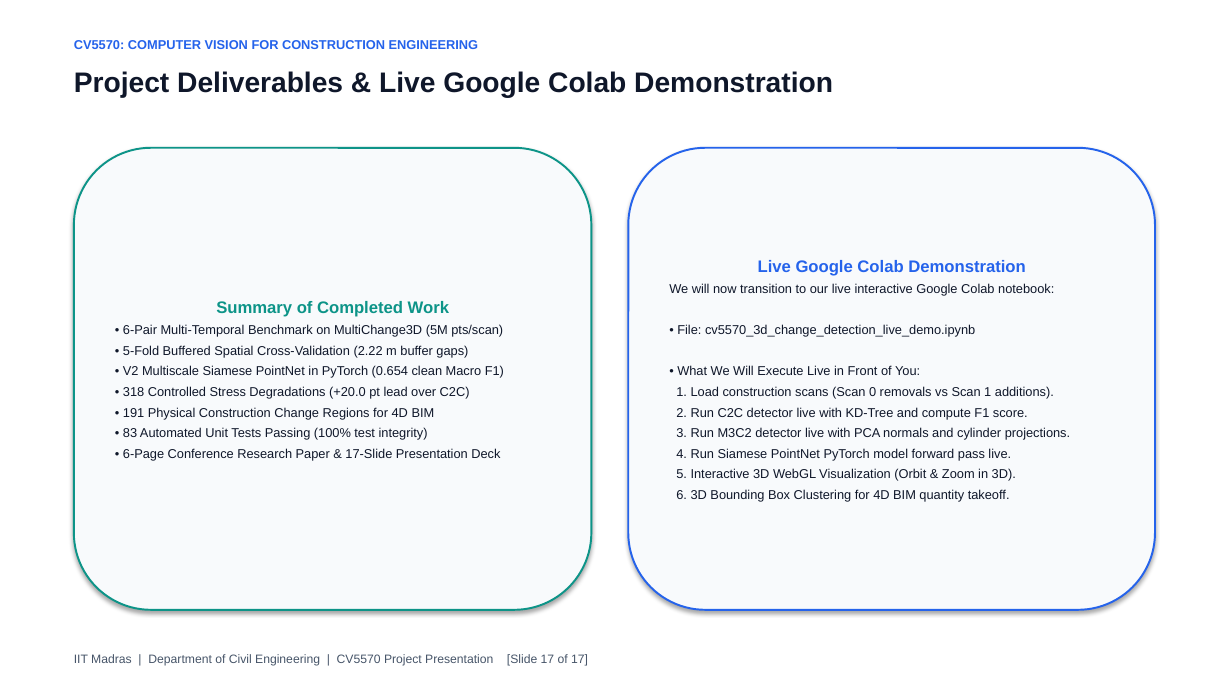
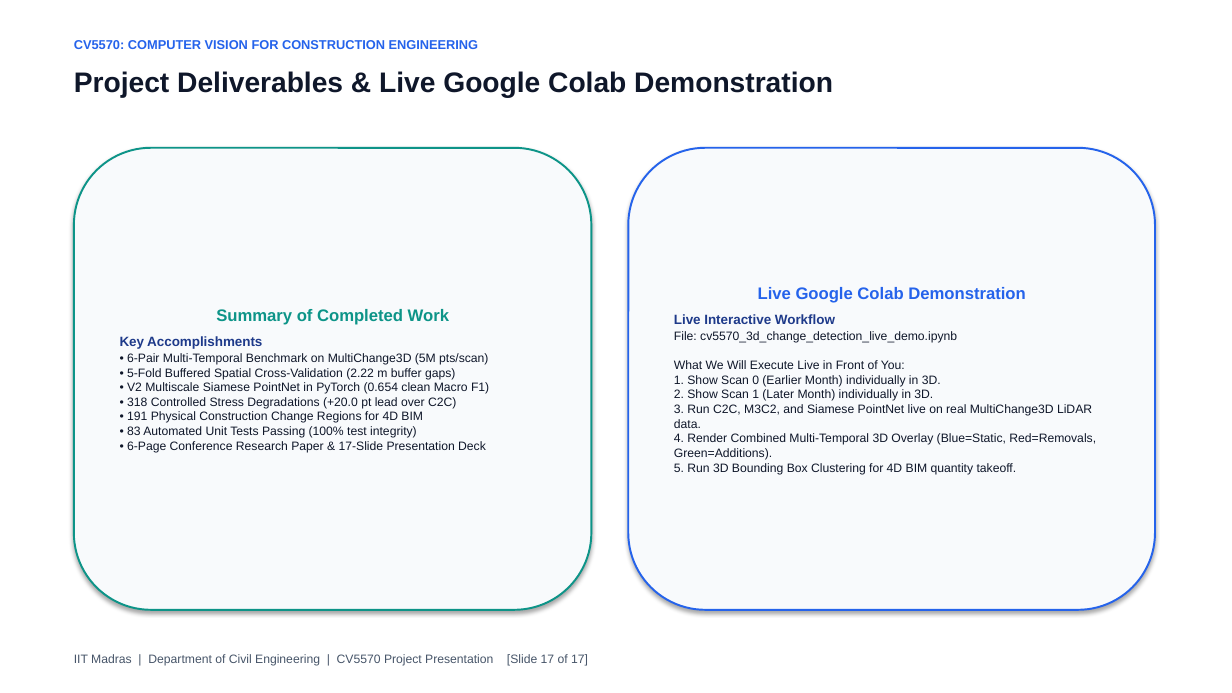
Before and after one commit to Gopal1909/Visioners_2.0, a slide deck: slide 17 of CV5570_Comprehensive_Final_Presentation.pptx. Drawn at 1232x693 pixels with LibreOffice and Linux fonts; fonts in the diff are those of the drawing. Boxes give left, top, right and bottom in pixels: in the first picture for what was removed or moved away, otherwise in the second. Text is boxed around its words. In the diff, an @@ line names an element or a change of style, - is before the commit and + after.

Commit message:
Enhance Colab demo with individual scan views and combined overlay; polish presentation with strictly flush-left human typography

```diff
--- a/CV5570_Comprehensive_Final_Presentation.pptx
+++ b/CV5570_Comprehensive_Final_Presentation.pptx
@@ text in rounded rectangle at (674,314,1096,475): text changed; size 10 to 9.5 pt @@
-We will now transition to our live interactive Google Colab notebook:
-• File: cv5570_3d_change_detection_live_demo.ipynb
-• What We Will Execute Live in Front of You:
-1. Load construction scans (Scan 0 removals vs Scan 1 additions).
-2. Run C2C detector live with KD-Tree and compute F1 score.
-3. Run M3C2 detector live with PCA normals and cylinder projections.
-4. Run Siamese PointNet PyTorch model forward pass live.
-5. Interactive 3D WebGL Visualization (Orbit & Zoom in 3D).
-6. 3D Bounding Box Clustering for 4D BIM quantity takeoff.
+Live Interactive Workflow
+File: cv5570_3d_change_detection_live_demo.ipynb
+What We Will Execute Live in Front of You:
+1. Show Scan 0 (Earlier Month) individually in 3D.
+2. Show Scan 1 (Later Month) individually in 3D.
+3. Run C2C, M3C2, and Siamese PointNet live on real MultiChange3D LiDAR data.
+4. Render Combined Multi-Temporal 3D Overlay (Blue=Static, Red=Removals, Green=Additions).
+5. Run 3D Bounding Box Clustering for 4D BIM quantity takeoff.
@@ text in rounded rectangle at (120,336,489,453): text changed; size 10 to 9.5 pt @@
-• 6-Pair Multi-Temporal Benchmark on MultiChange3D (5M pts/scan)
-• 5-Fold Buffered Spatial Cross-Validation (2.22 m buffer gaps)
-• V2 Multiscale Siamese PointNet in PyTorch (0.654 clean Macro F1)
-• 318 Controlled Stress Degradations (+20.0 pt lead over C2C)
-• 191 Physical Construction Change Regions for 4D BIM
-• 83 Automated Unit Tests Passing (100% test integrity)
-• 6-Page Conference Research Paper & 17-Slide Presentation Deck
+Key Accomplishments
+• 6-Pair Multi-Temporal Benchmark on MultiChange3D (5M pts/scan)
+• 5-Fold Buffered Spatial Cross-Validation (2.22 m buffer gaps)
+• V2 Multiscale Siamese PointNet in PyTorch (0.654 clean Macro F1)
+• 318 Controlled Stress Degradations (+20.0 pt lead over C2C)
+• 191 Physical Construction Change Regions for 4D BIM
+• 83 Automated Unit Tests Passing (100% test integrity)
+• 6-Page Conference Research Paper & 17-Slide Presentation Deck
```
Also in this commit, not shown: 16 other slides changed, 7 other files.
